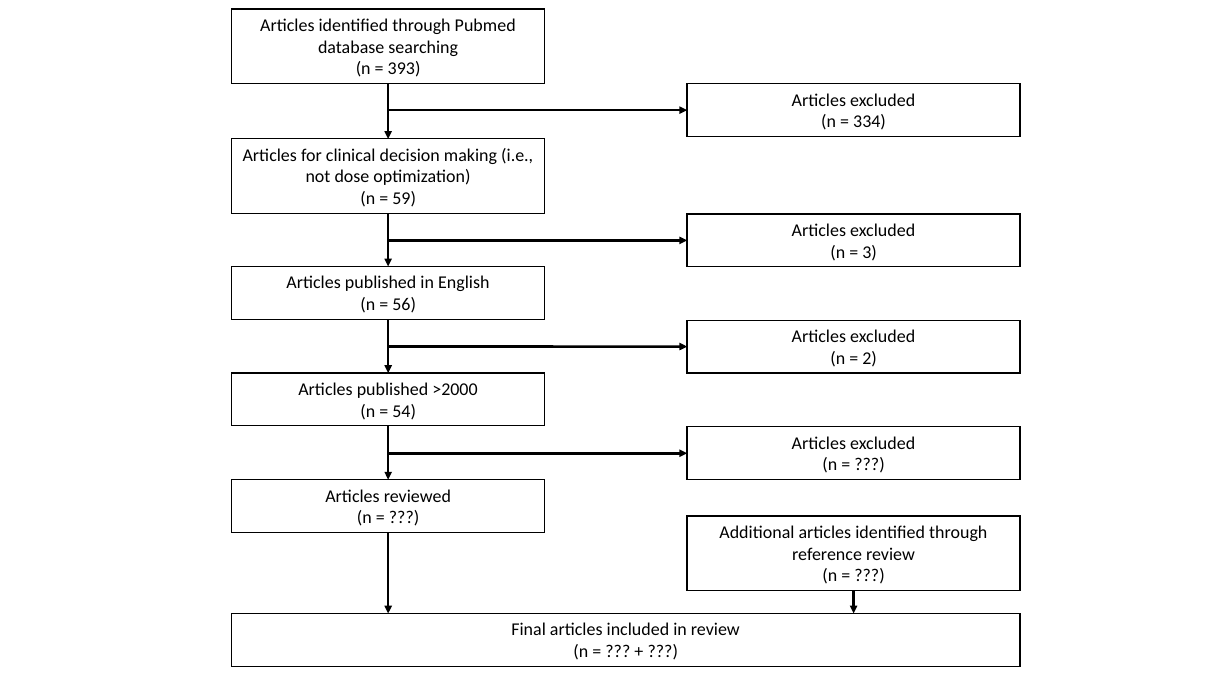
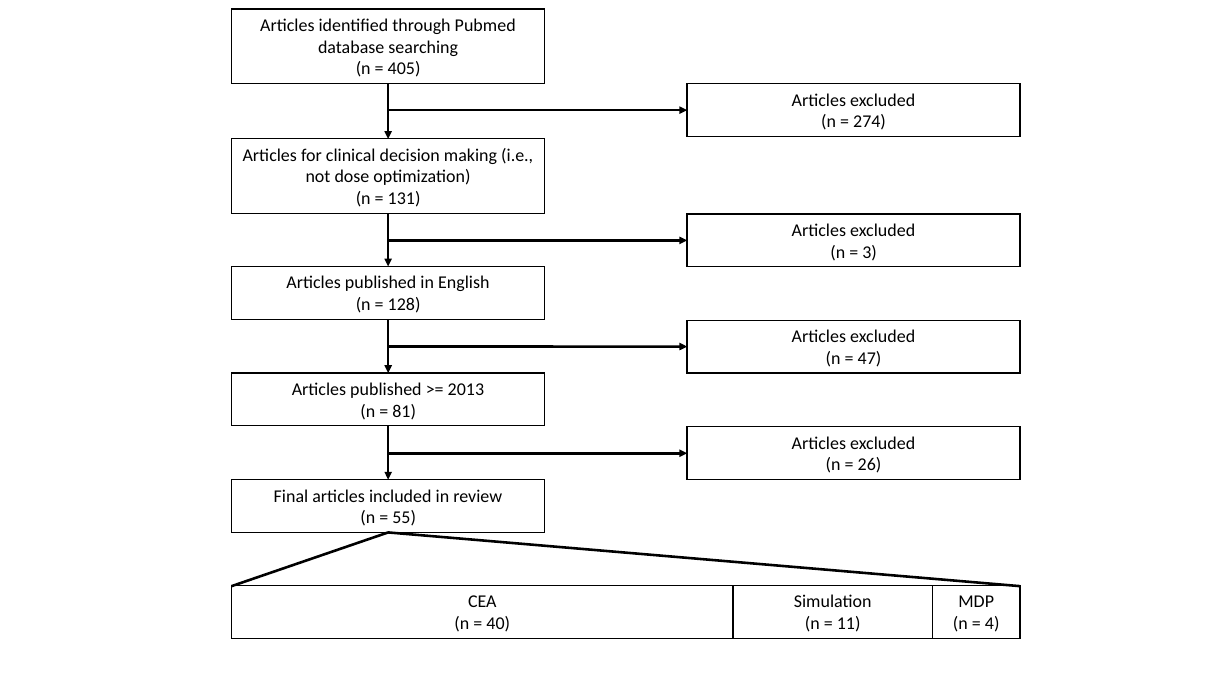
Before and after one commit to Lucas-Mc/citation-tracker, a slide deck: slide 6 of Figures.pptx (slide 11 before the commit). Drawn at 1232x693 pixels with LibreOffice and Linux fonts; fonts in the diff are those of the drawing. Boxes give left, top, right and bottom in pixels: in the first picture for what was removed or moved away, otherwise in the second. Text is boxed around its words. In the diff, an @@ line names an element or a change of style, - is before the commit and + after.

```diff
--- a/Figures.pptx
+++ b/Figures.pptx
@@ text in rectangle at box(356, 61, 421, 77): text changed @@
-(n = 393)
+(n = 405)
@@ text in rectangle at box(821, 114, 886, 130): text changed @@
-(n = 334)
+(n = 274)
@@ text in rectangle at box(356, 191, 421, 207): text changed @@
-(n = 59)
+(n = 131)
@@ text in rectangle at box(356, 297, 421, 313): text changed @@
-(n = 56)
+(n = 128)
@@ text in rectangle at box(826, 351, 882, 367): text changed @@
-(n = 2)
+(n = 47)
@@ text in rectangle at box(292, 382, 484, 420): text changed @@
-Articles published >2000
-(n = 54)
+Articles published >= 2013
+(n = 81)
@@ text in rectangle at box(826, 457, 882, 473): text changed @@
-(n = ???)
+(n = 26)
@@ text in rectangle at box(274, 489, 502, 526): text changed @@
-Articles reviewed
-(n = ???)
+Final articles included in review
+(n = 55)
@@ arrow moved from (388, 532) - (388, 614) to (388, 532) - (232, 586) @@
@@ arrow (388, 532) - (232, 586): arrow to line @@
@@ line added from (388, 532) to (1020, 586), #000000 2 pt @@
@@ rectangle removed at box(688, 516, 1020, 591) @@
-Additional articles identified through reference review
-(n = ???)
@@ rectangle added at box(232, 586, 734, 639), fill #FFFFFF, outline #000000 1 pt, 14 pt, text #000000 @@
+CEA
+(n = 40)
@@ rectangle added at box(734, 586, 933, 639), fill #FFFFFF, outline #000000 1 pt, 14 pt, text #000000 @@
+Simulation
+(n = 11)
@@ arrow removed from (854, 591) to (854, 614) @@
@@ rectangle added at box(933, 586, 1020, 639), fill #FFFFFF, outline #000000 1 pt, 14 pt, text #000000 @@
+MDP
+(n = 4)
@@ rectangle removed at box(232, 614, 1020, 666) @@
-Final articles included in review
-(n = ??? + ???)
```
Also in this commit, not shown: 4 other slides changed, 10 slides removed, 2 other files.
